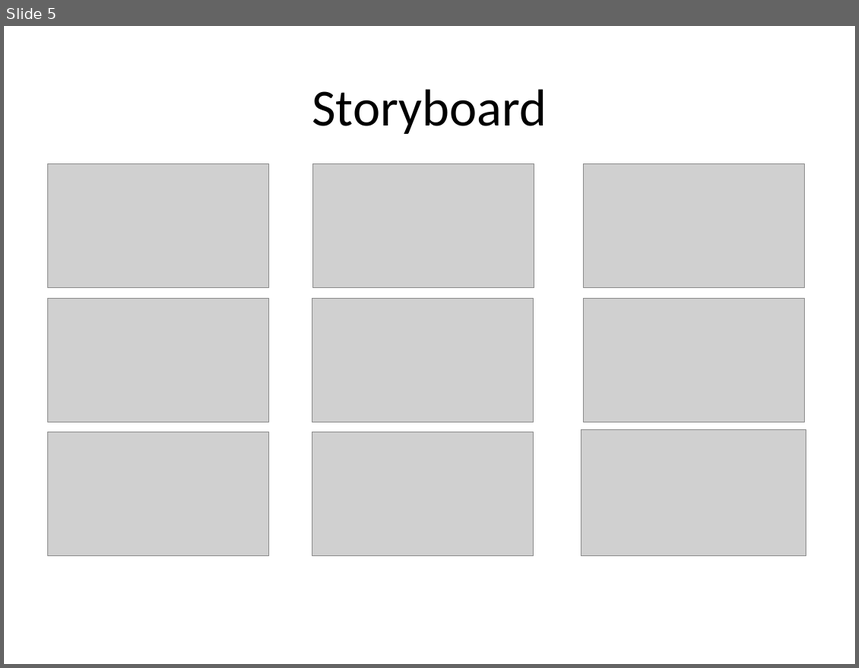
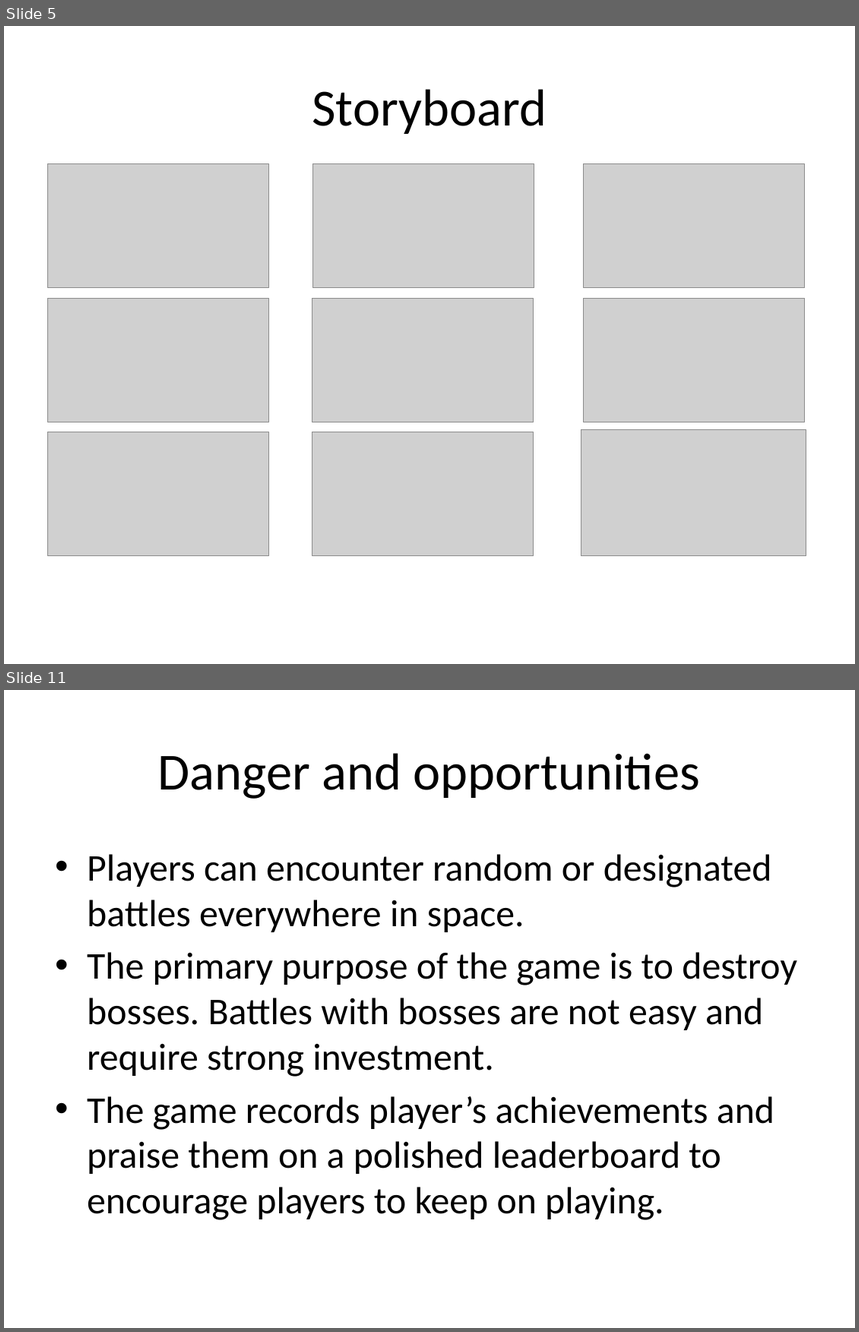
Before and after one commit to ntchung/cosmonova, a slide deck: Docs/GDD.pptx. Shown one above the other, each under a label of ours: slide 5 before the commit, slides 5 and 11 after it; the slides between them are not shown. The pictures are 859x668 and 859x1332 pixels, drawn with LibreOffice and Linux fonts; fonts in the diff are those of the drawing; grey boxes stand for pictures. Boxes give left, top, right and bottom in pixels: in the first picture for what was removed or moved away, otherwise in the second. Text is boxed around its words. In the diff, an @@ line names an element or a change of style, - is before the commit and + after.

```diff
--- a/Docs/GDD.pptx
+++ b/Docs/GDD.pptx
@@ slide 11 added at <box>4,690,855,1328</box>, background #FFFFFF @@
@@ title added at <box>158,753,700,799</box>, 44 pt, text #000000 @@
+Danger and opportunities
@@ text added at <box>87,854,797,1220</box>, 32 pt, text #000000 @@
+• Players can encounter random or designated battles everywhere in space.
+• The primary purpose of the game is to destroy bosses. Battles with bosses are not easy and require strong investment.
+• The game records player’s achievements and praise them on a polished leaderboard to encourage players to keep on playing.
```
Also in this commit, not shown: 2 slides changed, 7 other slides added, 40 other files.
